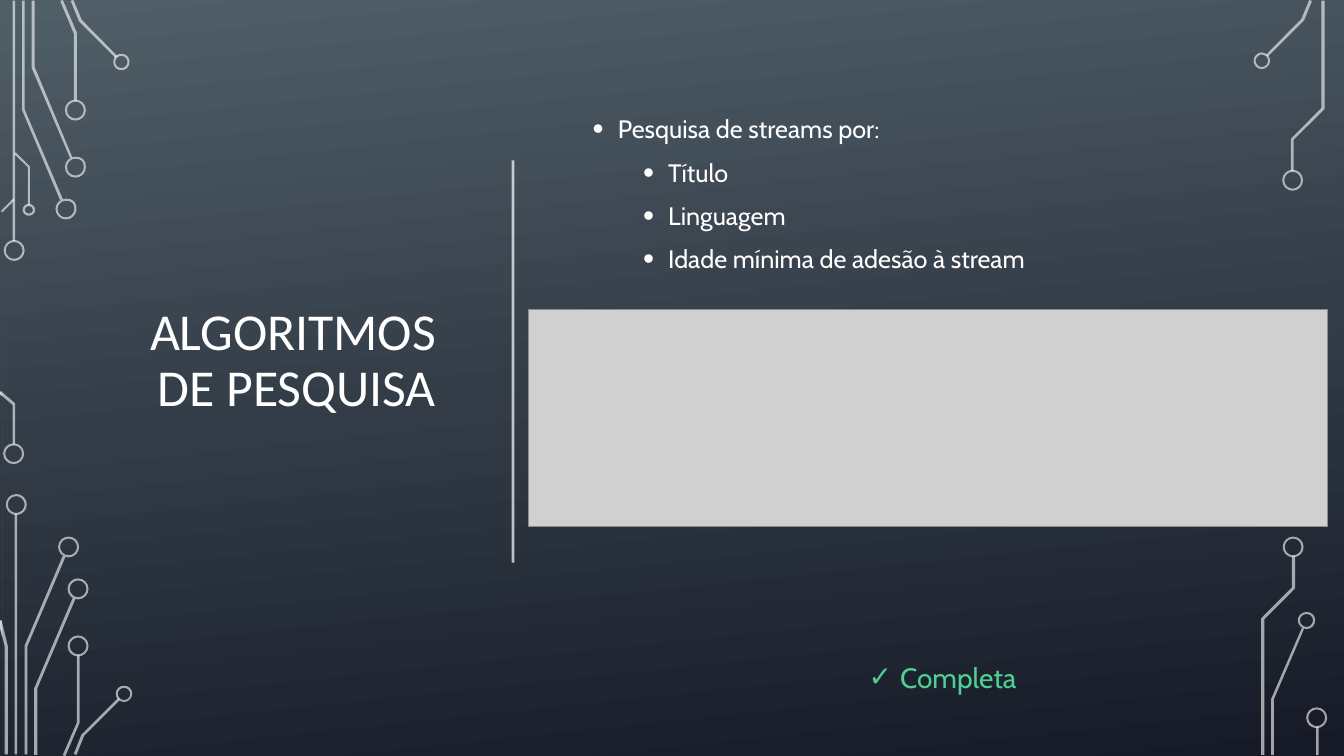
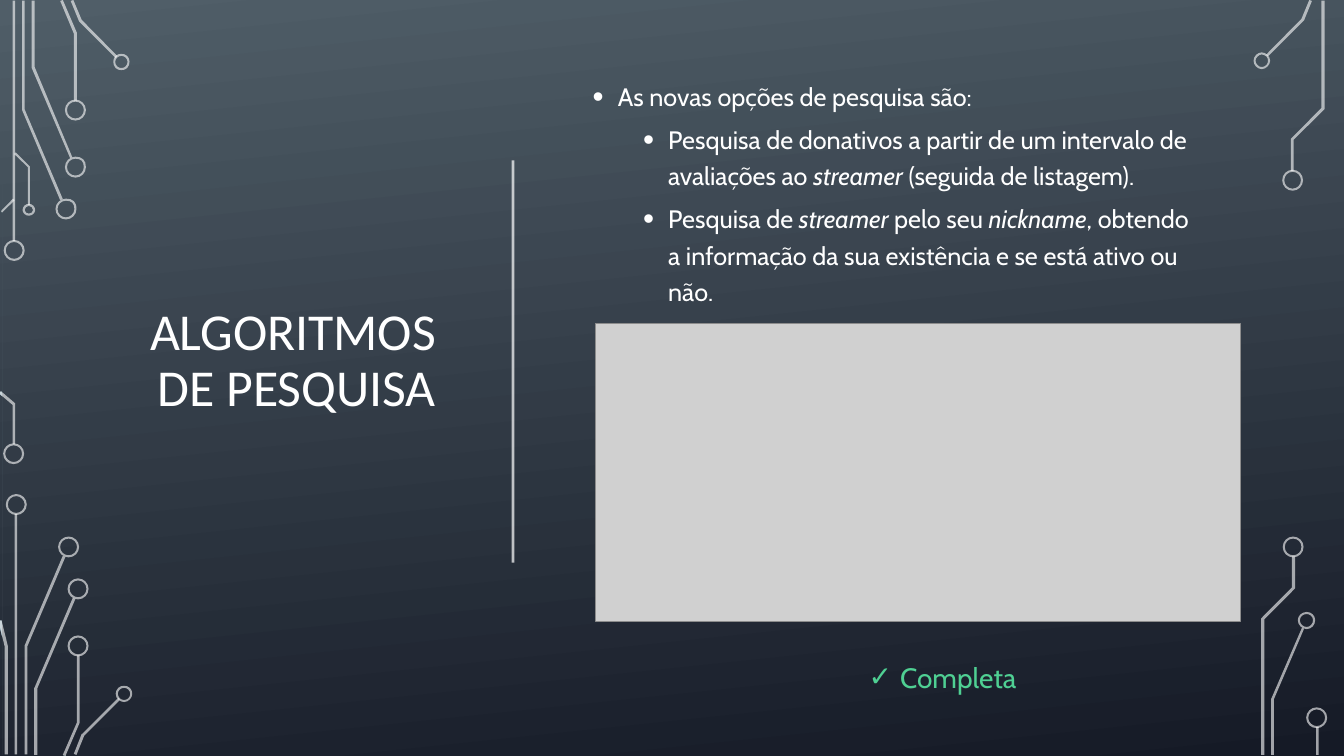
Before and after one commit to BrunoRosendo/StreamZ-AEDA-proj-, a slide deck: slide 8 of Parte 2.pptx (slide 9 before the commit). Drawn at 1344x756 pixels with LibreOffice and Linux fonts; fonts in the diff are those of the drawing; grey boxes stand for pictures; background and template pictures are left out. Boxes give left, top, right and bottom in pixels: in the first picture for what was removed or moved away, otherwise in the second. Text is boxed around its words. In the diff, an @@ line names an element or a change of style, - is before the commit and + after.

```diff
--- a/Parte 2.pptx
+++ b/Parte 2.pptx
@@ text at (x1=618, y1=87, x2=1189, y2=301): text changed @@
-• Pesquisa de streams por:
-  • Título
-  • Linguagem
-  • Idade mínima de adesão à stream
+• As novas opções de pesquisa são:
+  • Pesquisa de donativos a partir de um intervalo de avaliações ao streamer (seguida de listagem).
+  • Pesquisa de streamer pelo seu nickname, obtendo a informação da sua existência e se está ativo ou não.
@@ picture resized from (x1=528, y1=310, x2=1327, y2=526) to (x1=596, y1=324, x2=1240, y2=622) @@
```
Also in this commit, not shown: 4 other slides changed, 2 slides added, 4 slides removed.
